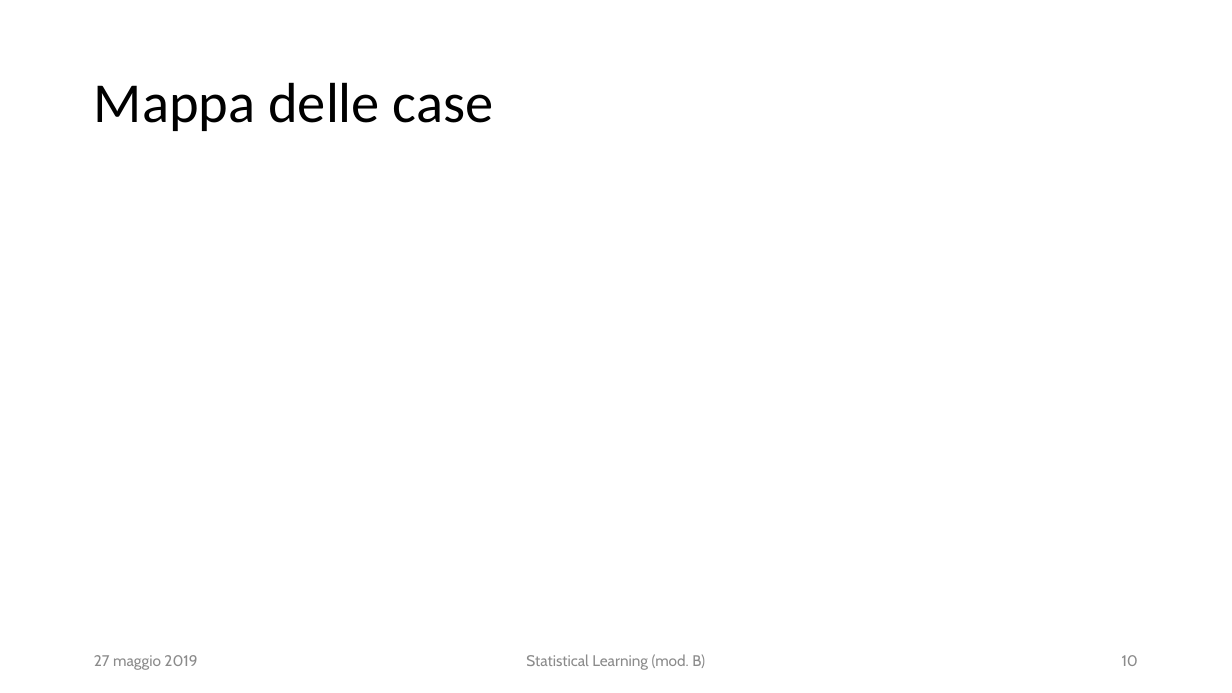
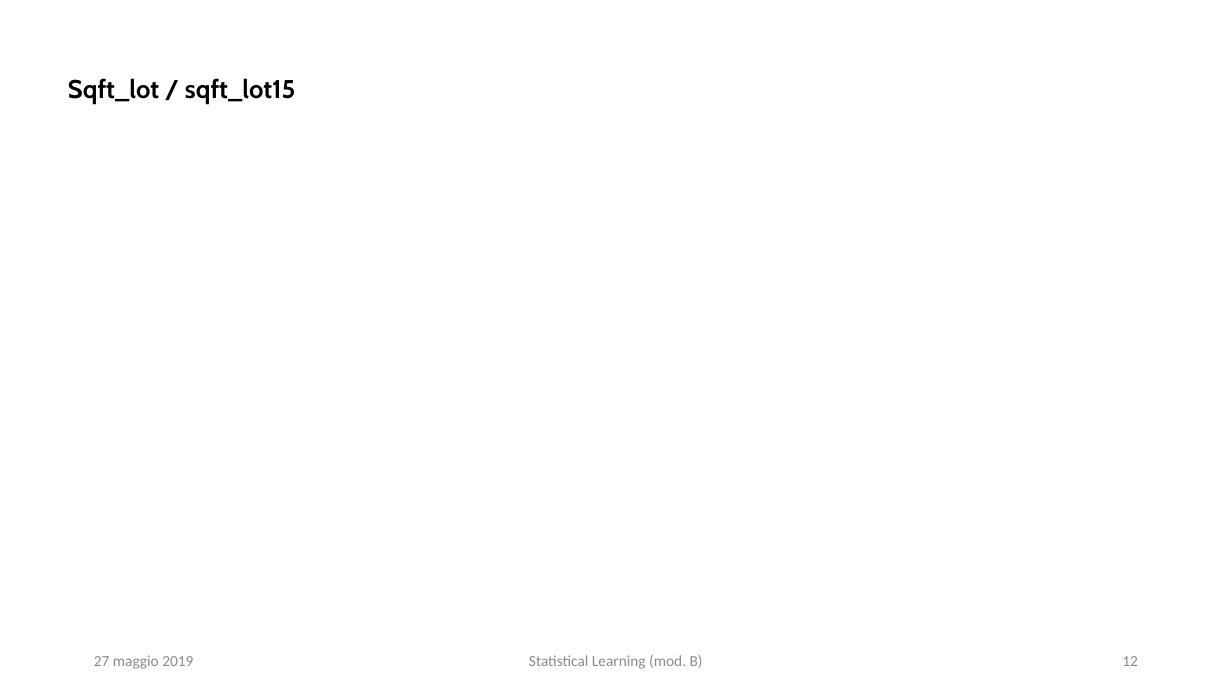
Before and after one commit to martinodn/kc_house, a slide deck: slide 12 of SL_Project_presentation.pptx (slide 10 before the commit). Drawn at 1232x693 pixels with LibreOffice and Linux fonts; fonts in the diff are those of the drawing. Boxes give left, top, right and bottom in pixels: in the first picture for what was removed or moved away, otherwise in the second. Text is boxed around its words. In the diff, an @@ line names an element or a change of style, - is before the commit and + after.

```diff
--- a/SL_Project_presentation.pptx
+++ b/SL_Project_presentation.pptx
@@ text added at (68,78,296,104), 20 pt, text #000000, bold @@
+Sqft_lot / sqft_lot15
@@ title removed at (94,82,494,131) @@
-Mappa delle case
@@ text "27 maggio 2019" at (94,655,193,669): font Cabin to Calibri @@
@@ text "Statistical Learning (mod. B)" at (529,655,703,669): font Cabin to Calibri @@
@@ page number at (1122,656,1138,666): text changed; font Cabin to Calibri @@
-10
+12
```
Also in this commit, not shown: 5 other slides changed, 2 slides added, 1 other file.
